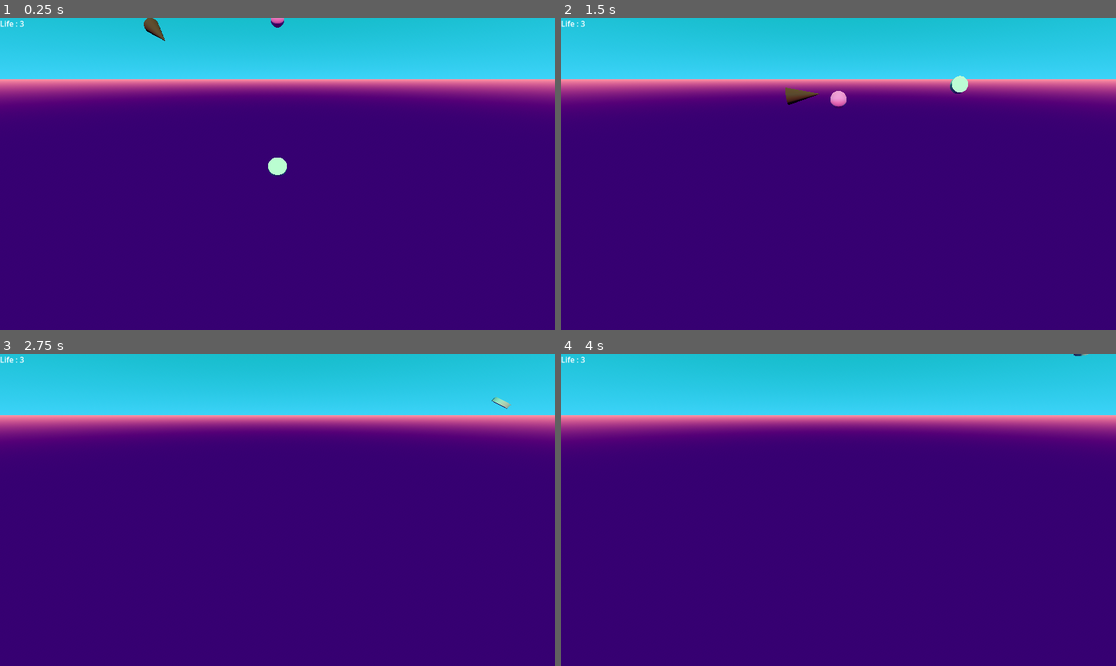
Above: before the commit, frames 1-4 (two rows, left to right).
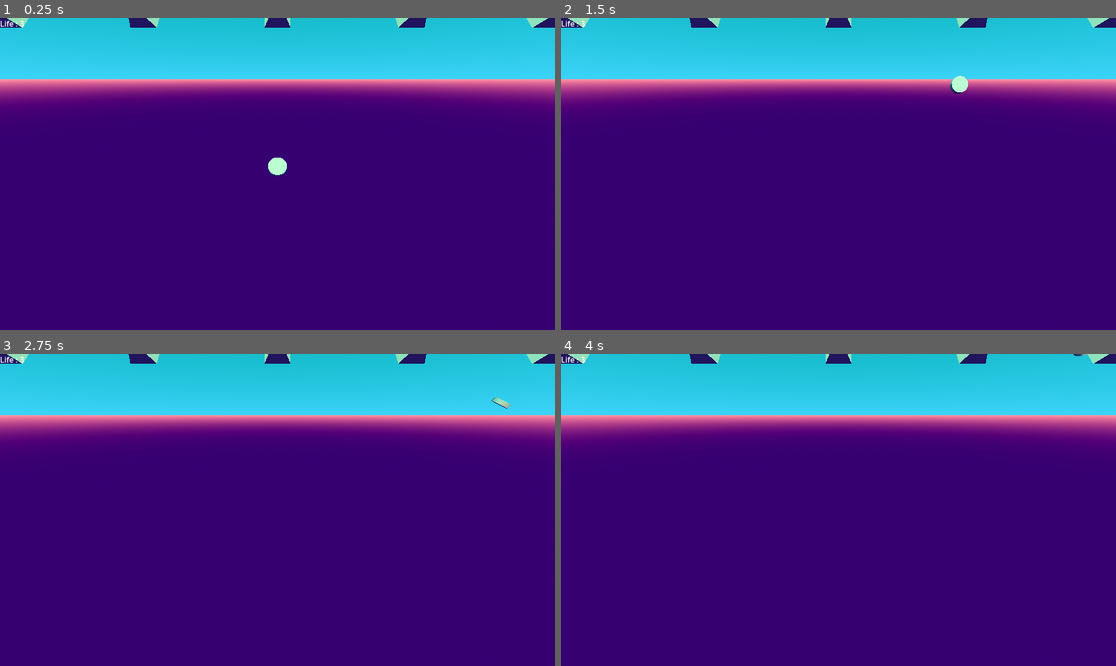
Above: after the commit, the same moments.

Repository: raffaelelauro/Sekiroguelite
Game: Godot game, scene res://main.tscn
Two runs of this game, one before a commit and one after it. Both use one fixed random seed, a clock stepped at 60 frames per second and the inputs below.
Inputs:
- Up to frame 1 (0.25 s): no input
- Up to frame 2 (1.5 s): hold D (Right) 0.53-1.28 s; hold W (Front) 0.53-1.28 s; hold S (Back) from 1.28 s (still down); tap Space (Parry) at 1.35 s
- Up to frame 3 (2.75 s): release S (Back) at 2.03 s; hold D (Right) from 2.03 s (still down); hold W (Front) from 2.03 s (still down)
- Up to frame 4 (4 s): release W (Front) at 2.78 s; tap Space (Parry) at 2.85 s; tap Enter at 3.5 s; release D (Right) at 3.53 s; hold A (Left) from 3.53 s (still down); hold W (Front) from 3.53 s (still down)

The runs differ from the first frame. In frame 1, 0.8% of the frame differs, in the area x 0-100%, y 0-8%; in frame 2, 1.1%, in the area x 0-100%, y 0-29%; in frame 3, 0.8%; in frame 4, 0.8%.
Error after the commit: Invalid assignment of property or key 'process_callback' with value of type 'Callable' on a base object of type 'Timer'. (res://levels/wave.gd:40)

Commit message:
WIP - Level1 - Waves

Diff:
--- /dev/null
+++ b/levels/level1_wave.tscn
@@ -0,0 +1,25 @@
+[gd_scene load_steps=3 format=3 uid="uid://cwerch3h4k57n"]
+
+[ext_resource type="Script" uid="uid://b3nq3ojhs1651" path="res://levels/wave.gd" id="1_acon6"]
+[ext_resource type="PackedScene" uid="uid://vslhntkspogu" path="res://spawn/enemies_spawn_area.tscn" id="2_xn6xx"]
+
+[node name="Level1Wave" type="Node3D"]
+script = ExtResource("1_acon6")
+waves = Array[int]([0, 1, 2, 3, 4, 5, 6, 7, 8, 9, 10, 11, 12, 13, 14])
+
+[node name="EnemiesSpawnArea0" parent="." instance=ExtResource("2_xn6xx")]
+
+[node name="EnemiesSpawnAreaR1" parent="." instance=ExtResource("2_xn6xx")]
+transform = Transform3D(1, 0, 0, 0, 1, 0, 0, 0, 1, 0, 0, -10)
+
+[node name="EnemiesSpawnAreaR2" parent="." instance=ExtResource("2_xn6xx")]
+transform = Transform3D(1, 0, 0, 0, 1, 0, 0, 0, 1, 0, 0, -20)
+
+[node name="EnemiesSpawnAreaL1" parent="." instance=ExtResource("2_xn6xx")]
+transform = Transform3D(1, 0, 0, 0, 1, 0, 0, 0, 1, 0, 0, 10)
+
+[node name="EnemiesSpawnAreaL2" parent="." instance=ExtResource("2_xn6xx")]
+transform = Transform3D(1, 0, 0, 0, 1, 0, 0, 0, 1, 0, 0, 20)
+
+[node name="Timer" type="Timer" parent="."]
+wait_time = 5.0
--- /dev/null
+++ b/levels/wave.gd
@@ -0,0 +1,47 @@
+extends Node3D
+
+class_name Wave
+
+enum WaveType {
+	WAVE_1,
+	WAVE_2_1,
+	WAVE_2_2,
+	WAVE_2_3,
+	WAVE_3_1,
+	WAVE_3_2,
+	WAVE_3_3,
+	WAVE_4_1,
+	WAVE_4_2,
+	WAVE_4_3,
+	WAVE_5_1,
+	WAVE_5_2,
+	WAVE_5_3,
+	WAVE_5_4,
+	WAVE_5_5
+}
+
+@export var waves: Array[WaveType]
+@export var target: Player
+
+@onready var timer = $Timer
+@onready var enemies_spawn_area_0: EnemiesSpawnArea = $EnemiesSpawnArea0
+@onready var enemies_spawn_area_R1: EnemiesSpawnArea = $EnemiesSpawnAreaR1
+@onready var enemies_spawn_area_R2: EnemiesSpawnArea = $EnemiesSpawnAreaR2
+@onready var enemies_spawn_area_L1: EnemiesSpawnArea = $EnemiesSpawnAreaL1
+@onready var enemies_spawn_area_L2: EnemiesSpawnArea = $EnemiesSpawnAreaL2
+
+func _ready() -> void:
+	enemies_spawn_area_0.target = self.target
+	enemies_spawn_area_R1.target = self.target
+	enemies_spawn_area_R2.target = self.target
+	enemies_spawn_area_L1.target = self.target
+	enemies_spawn_area_L2.target = self.target
+
+	timer.process_callback = self.execute_next_wave
+	timer.start()
+
+func execute_next_wave() -> void :
+	# Pop out first wave
+	# Analyse its value and execute proper processing
+	# Launch timer for next wave
+	pass
--- a/main.tscn
+++ b/main.tscn
@@ -1,9 +1,8 @@
-[gd_scene load_steps=9 format=3 uid="uid://cn22cb6mfk2qp"]
+[gd_scene load_steps=8 format=3 uid="uid://cn22cb6mfk2qp"]
 
 [ext_resource type="Script" uid="uid://cl5xdo0vrlgh5" path="res://level.gd" id="1_h2yge"]
 [ext_resource type="PackedScene" uid="uid://durulyhj2ovs7" path="res://player/player.tscn" id="1_ig7tw"]
-[ext_resource type="PackedScene" uid="uid://c6bc25sbv2i6i" path="res://objects/parriable_object.tscn" id="4_1bvp3"]
-[ext_resource type="PackedScene" uid="uid://cilyqpkqti672" path="res://enemies/enemy.tscn" id="6_7mycd"]
+[ext_resource type="PackedScene" uid="uid://cwerch3h4k57n" path="res://levels/level1_wave.tscn" id="3_h2yge"]
 
 [sub_resource type="ProceduralSkyMaterial" id="ProceduralSkyMaterial_ig7tw"]
 sky_top_color = Color(0.0431373, 0.545098, 0.509804, 1)
@@ -41,10 +40,6 @@
 
 [node name="Player" parent="." instance=ExtResource("1_ig7tw")]
 
-[node name="Enemy" parent="." node_paths=PackedStringArray("target") instance=ExtResource("6_7mycd")]
-transform = Transform3D(1, 0, 0, 0, 1, 0, 0, 0, 1, 10.2493, 0, -8.48581)
-target = NodePath("../Player")
-
 [node name="PlayerLife" type="Label" parent="."]
 offset_right = 162.0
 offset_bottom = 52.0
@@ -61,8 +56,9 @@
 horizontal_alignment = 1
 vertical_alignment = 1
 
-[node name="ParriableObject" parent="." instance=ExtResource("4_1bvp3")]
-transform = Transform3D(1, 0, 0, 0, 1, 0, 0, 0, 1, 12.9838, 0, 0)
+[node name="Level1Wave" parent="." node_paths=PackedStringArray("target") instance=ExtResource("3_h2yge")]
+transform = Transform3D(1, 0, 0, 0, 1, 0, 0, 0, 1, 12.3228, 0, 0)
+target = NodePath("../Player")
 
 [connection signal="dead" from="Player" to="." method="_on_player_dead"]
 [connection signal="life_changed" from="Player" to="." method="_on_player_life_changed"]
--- a/spawn/parriable_spawn_area.gd
+++ b/spawn/parriable_spawn_area.gd
@@ -15,7 +15,6 @@
 		print("Spawn timer started")
 		timer.wait_time = wait_time
 		timer.one_shot = one_shot
-		timer.start()
 	else:
 		print("No timer defined")
 
@@ -41,3 +40,9 @@
 
 func create_spawnable() -> AbstractParriable :
 	return object_type.instantiate() as AbstractParriable
+
+func start_spawn() -> void :
+	timer.start()
+
+func stop_spawn() -> void:
+	timer.stop()
Not shown, added: levels/wave.gd.uid
